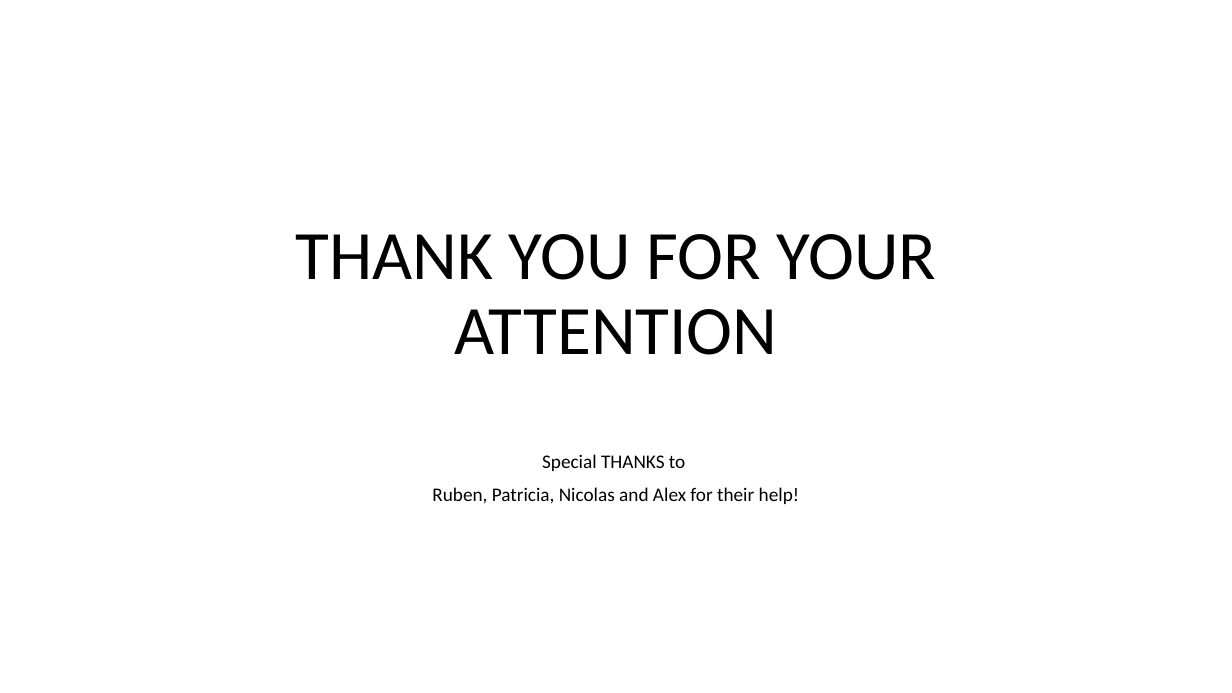
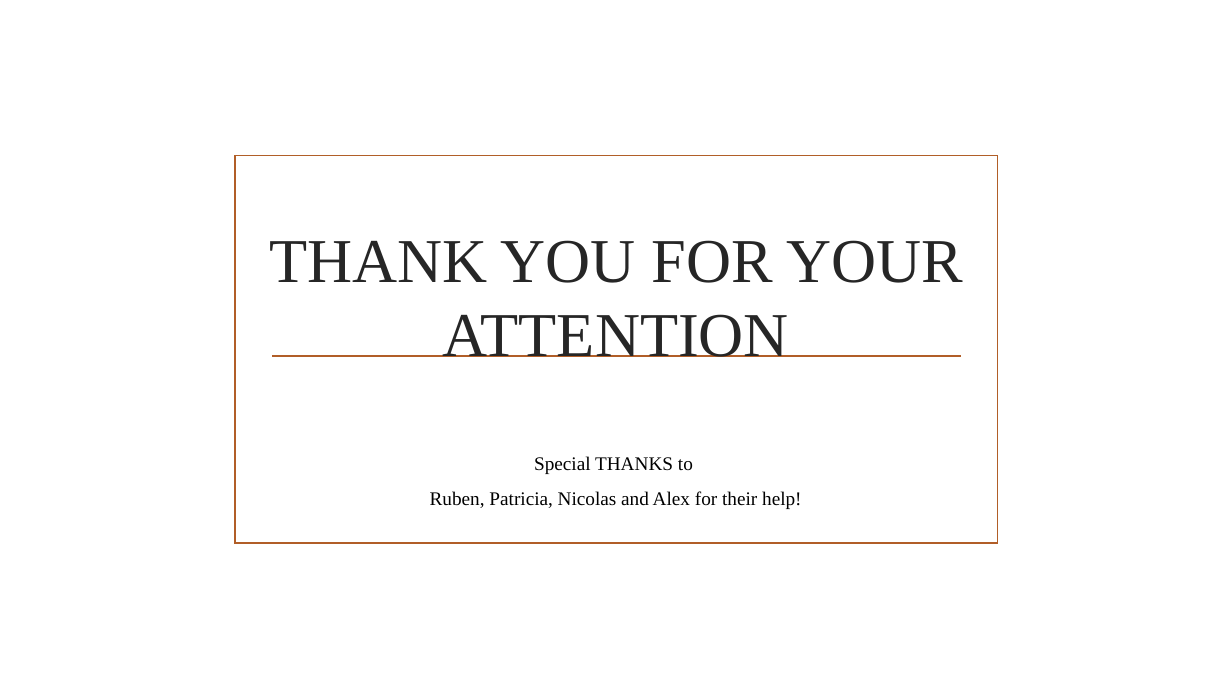
Before and after one commit to Niteh0wk/TheTalesOfGodric, a slide deck: slide 10 of TheTalesOfGodric.pptx (slide 8 before the commit). Drawn at 1232x693 pixels with LibreOffice and Linux fonts; fonts in the diff are those of the drawing; background and template pictures are left out. Boxes give left, top, right and bottom in pixels: in the first picture for what was removed or moved away, otherwise in the second. Text is boxed around its words. In the diff, an @@ line names an element or a change of style, - is before the commit and + after.

```diff
--- a/TheTalesOfGodric.pptx
+++ b/TheTalesOfGodric.pptx
@@ rectangle added at (x1=236, y1=156, x2=998, y2=543), outline #B15E28 1.25 pt @@
@@ title "THANK YOU FOR YOUR ATTENTION" at (x1=269, y1=240, x2=963, y2=357): size 54 to 48.6 pt, font Calibri to Times New Roman, text colour #000000 to #262626; line spacing 0.9 to 1 @@
@@ line added from (272, 356) to (961, 356), #B15E28 1.25 pt @@
@@ subtitle "Special THANKS to" at (x1=430, y1=456, x2=802, y2=509): font Calibri to Times New Roman; line spacing 0.9 to 1; less space between paragraphs @@
```
Also in this commit, not shown: 7 other slides changed, 2 slides added, 2 other files.
